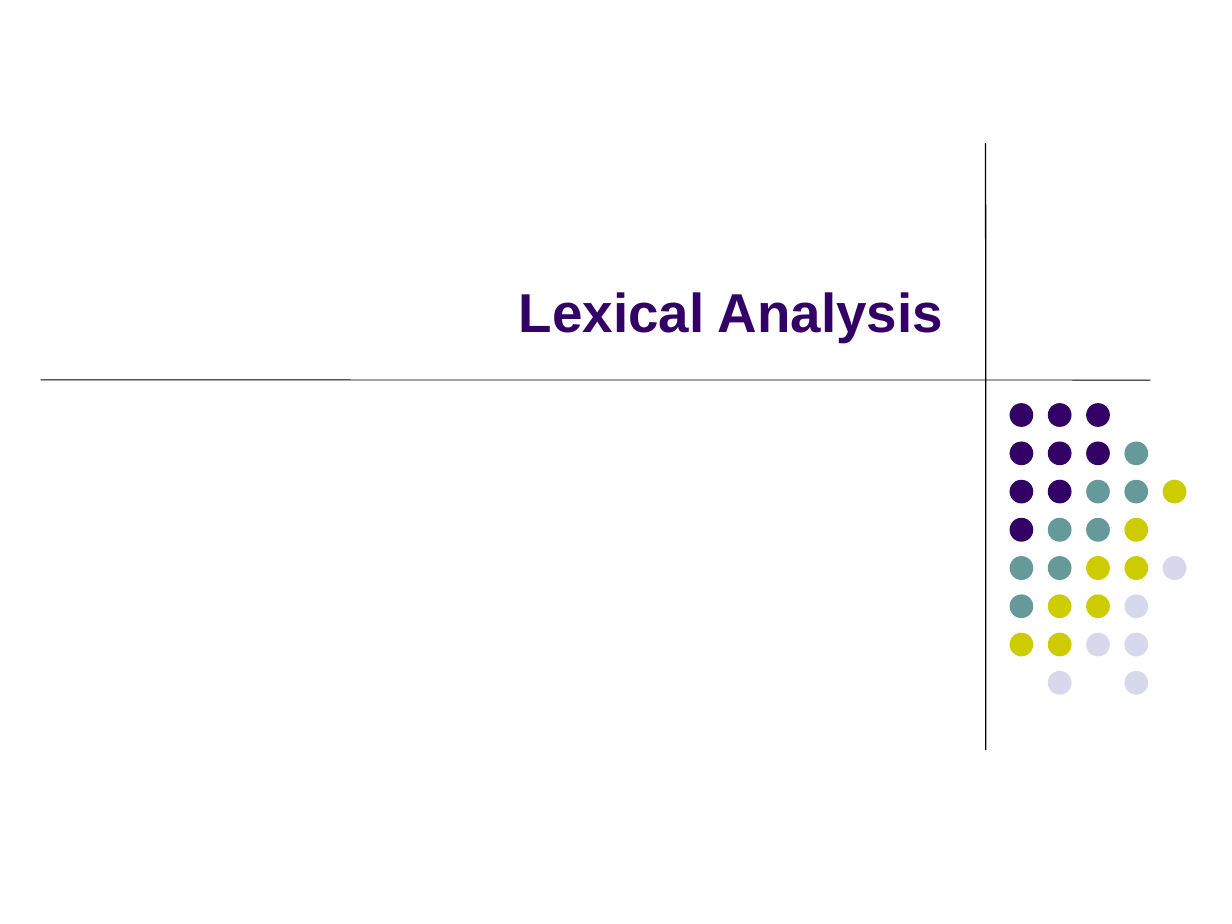
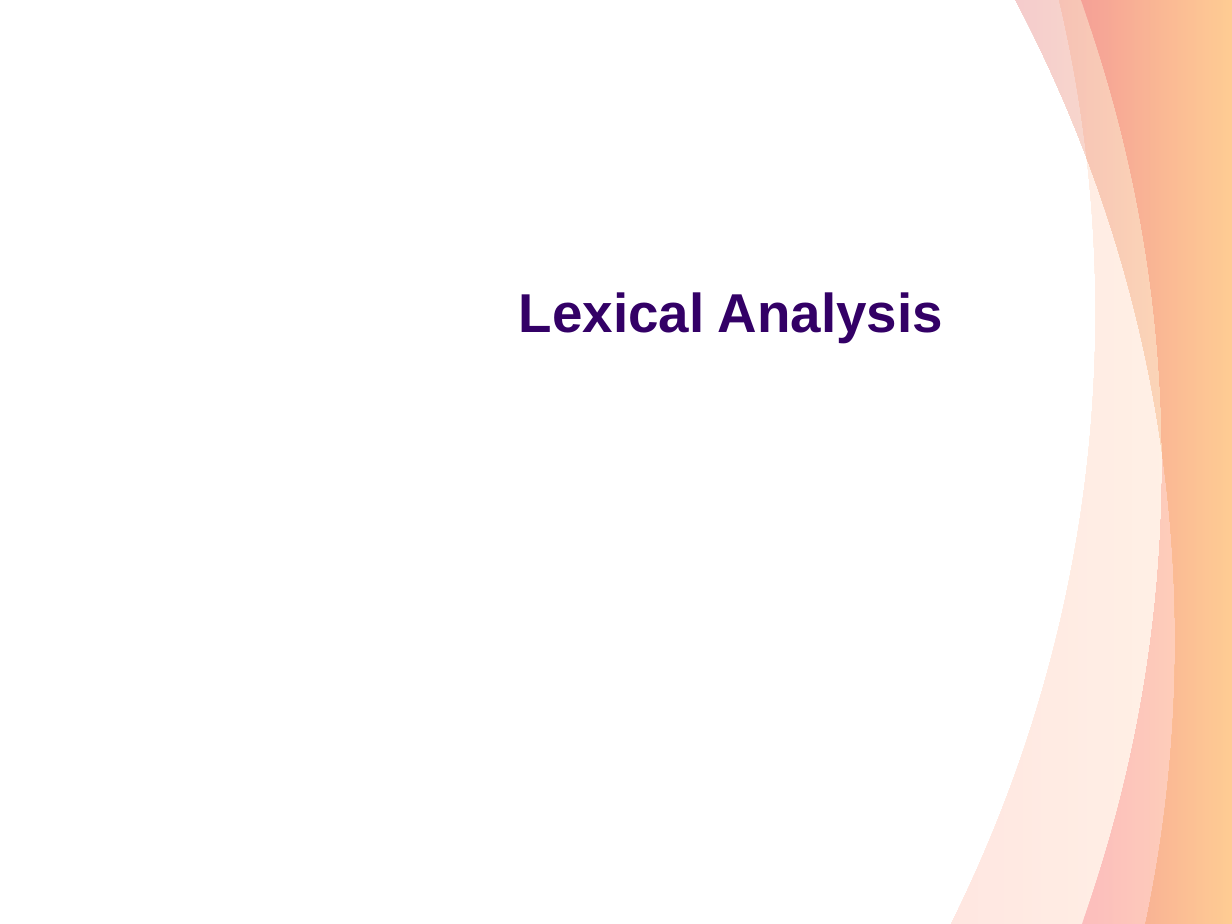
Before and after one commit to GeneralNitin/S6, a slide deck: slide 23 of 02. Compiler Design/PPTs/Module 1.ppt. Drawn at 1232x924 pixels with LibreOffice and Linux fonts; fonts in the diff are those of the drawing. Boxes give left, top, right and bottom in pixels: in the first picture for what was removed or moved away, otherwise in the second. Text is boxed around its words. In the diff, an @@ line names an element or a change of style, - is before the commit and + after.

```diff
--- a/02. Compiler Design/PPTs/Module 1.ppt
+++ b/02. Compiler Design/PPTs/Module 1.ppt
@@ freeform shape added at box(950, 0, 1232, 924), fill gradient #FFC486 to #FF866B @@
@@ freeform shape added at box(1015, 0, 1231, 924), fill gradient #FF9F00 to #CC0000 @@
@@ freeform shape added at box(1081, 1, 1231, 924), fill gradient #F20122 to #FF6A00 @@
@@ line removed from (986, 144) to (986, 749) @@
@@ line removed from (41, 379) to (1149, 381) @@
@@ group removed at box(1009, 403, 1186, 695): 31 ellipses @@
```
Also in this commit, not shown: 40 other slides changed, 33 other files.
